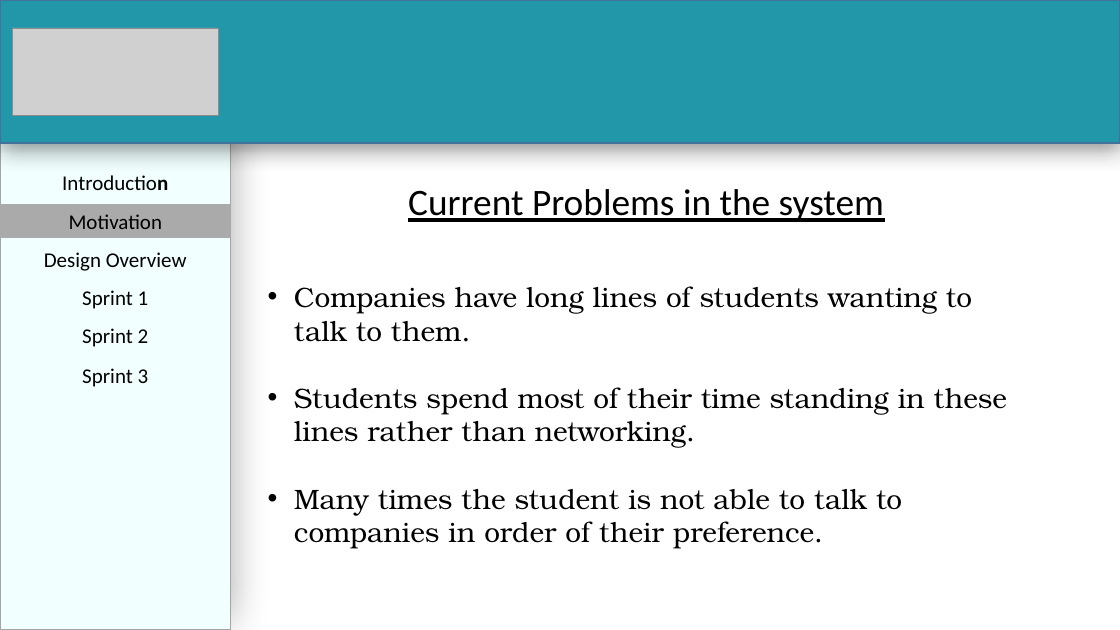
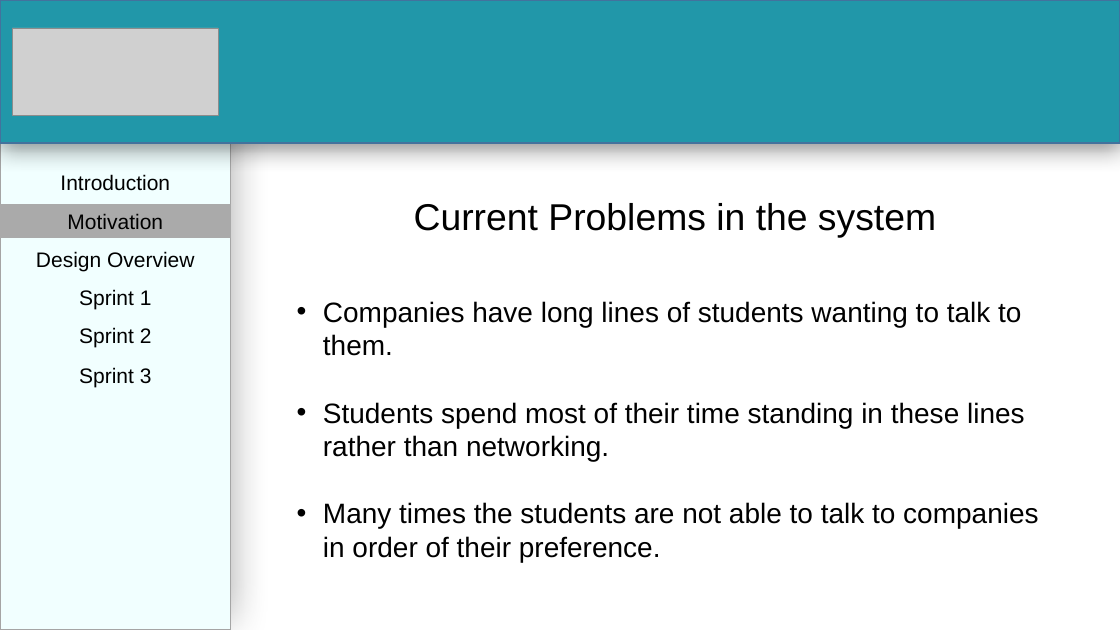
Before and after one commit to PalinaRawat/MyPQue, a slide deck: slide 4 of Documents/Team 7 - Sprint 3 Presentation.pptx (slide 5 before the commit). Drawn at 1120x630 pixels with LibreOffice and Linux fonts; fonts in the diff are those of the drawing; grey boxes stand for pictures. Boxes give left, top, right and bottom in pixels: in the first picture for what was removed or moved away, otherwise in the second. Text is boxed around its words. In the diff, an @@ line names an element or a change of style, - is before the commit and + after.

```diff
--- a/Documents/Team 7 - Sprint 3 Presentation.pptx
+++ b/Documents/Team 7 - Sprint 3 Presentation.pptx
@@ text "Introduction" at bbox=[60, 174, 170, 191]: font Calibri to Arial; bold off in "Introduction" @@
@@ text "Current Problems in the system": place and size @@
-text "Current Problems in the system" at bbox=[294, 189, 1007, 549]
+text "Current Problems in the system" at bbox=[323, 203, 1038, 562]
@@ text at bbox=[323, 203, 1025, 461]: font Calibri to Arial, underline off in "Current Problems in the system"; font TeX Gyre Bonum to Arial in "Companies have long lines of students wanting ...", "Students spend most of their time standing ..." @@
@@ font Calibri to Arial in 5 elements at bbox=[0, 204, 231, 238], bbox=[36, 251, 194, 272], bbox=[79, 289, 152, 310], bbox=[79, 327, 152, 348], bbox=[79, 367, 152, 388] @@
@@ text at bbox=[323, 502, 1038, 562]: text changed; font TeX Gyre Bonum to Arial @@
-• Many times the student is not able to talk to companies in order of their preference.
+• Many times the students are not able to talk to companies in order of their preference.
```
Also in this commit, not shown: 9 other slides changed, 8 slides added, 1 other file.
